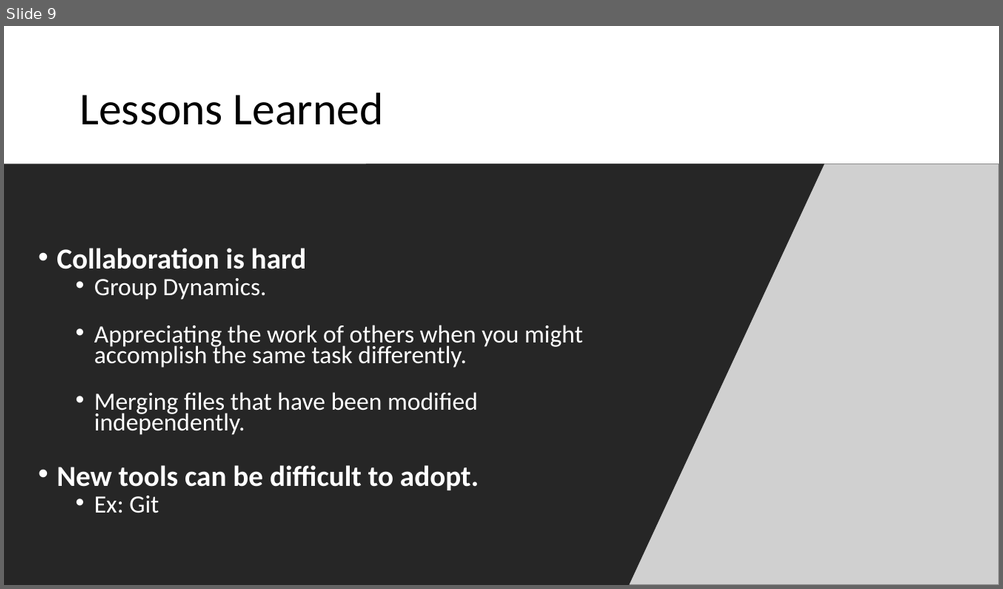
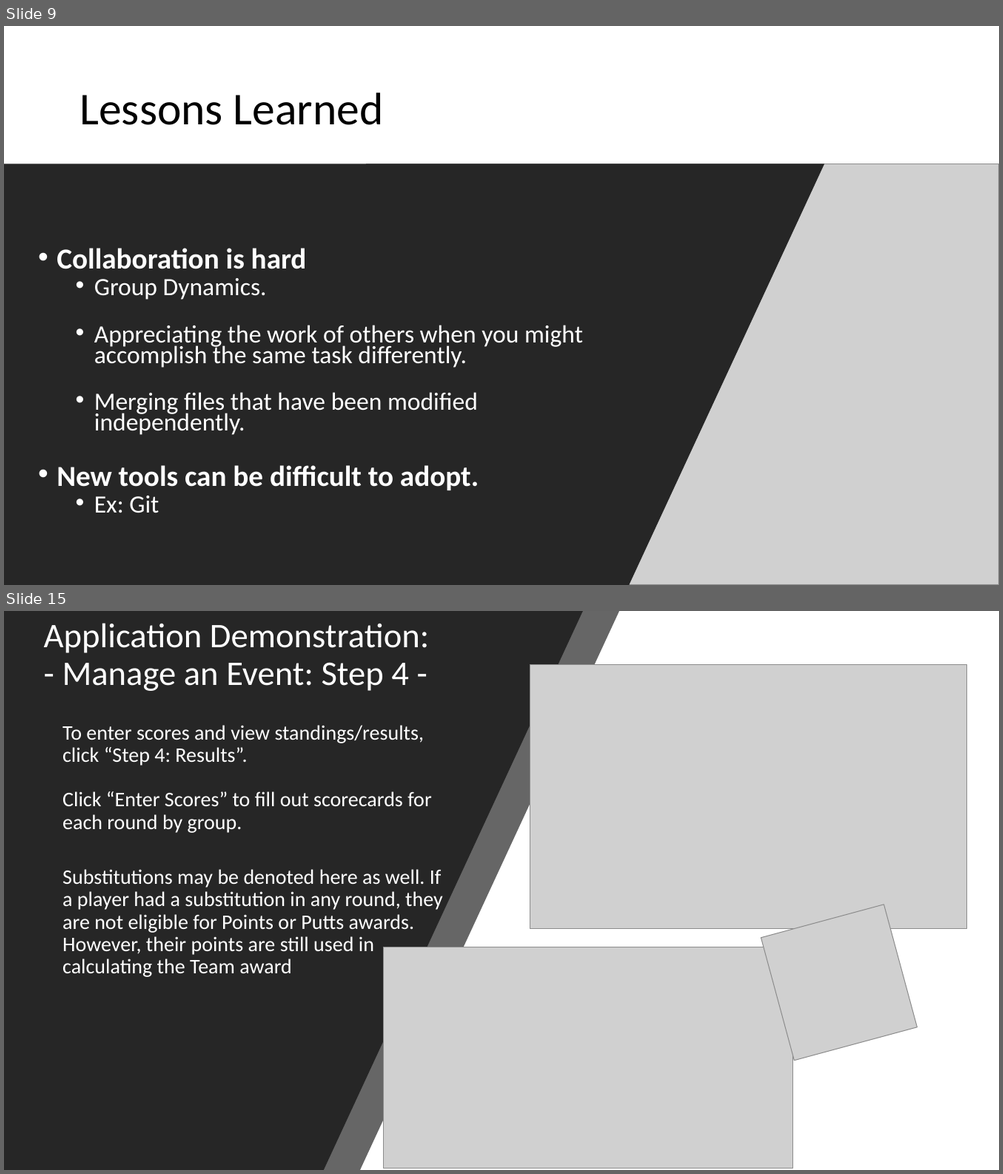
Before and after one commit to dustinfast/TeamPlayTracker, a slide deck: FinalReport/AWGADemo.pptx. Shown one above the other, each under a label of ours: slide 9 before the commit, slides 9 and 15 after it; the slides between them are not shown. The pictures are 1003x589 and 1003x1174 pixels, drawn with LibreOffice and Linux fonts; fonts in the diff are those of the drawing; grey boxes stand for pictures. Boxes give left, top, right and bottom in pixels: in the first picture for what was removed or moved away, otherwise in the second. Text is boxed around its words. In the diff, an @@ line names an element or a change of style, - is before the commit and + after.

```diff
--- a/FinalReport/AWGADemo.pptx
+++ b/FinalReport/AWGADemo.pptx
@@ slide 15 added at (4,611,999,1170), background #FFFFFF @@
@@ freeform shape added at (4,611,620,1170), fill #262626 at 70% opacity @@
@@ freeform shape added at (4,611,583,1170), fill #262626 @@
@@ title added at (44,623,429,691), 33.3 pt, text #FFFFFF @@
+Application Demonstration:
+- Manage an Event: Step 4 -
@@ picture added at (530,665,967,929) @@
@@ text added at (62,725,443,977), 20 pt, text #FFFFFF @@
+To enter scores and view standings/results, click “Step 4: Results”.
+Click “Enter Scores” to fill out scorecards for each round by group.
+Substitutions may be denoted here as well. If a player had a substitution in any round, they are not eligible for Points or Putts awards. However, their points are still used in
+calculating the Team award
@@ picture added at (761,905,917,1061) @@
@@ picture added at (383,948,793,1168) @@
```
Also in this commit, not shown: 2 slides changed, 5 other slides added, 1 other file.
